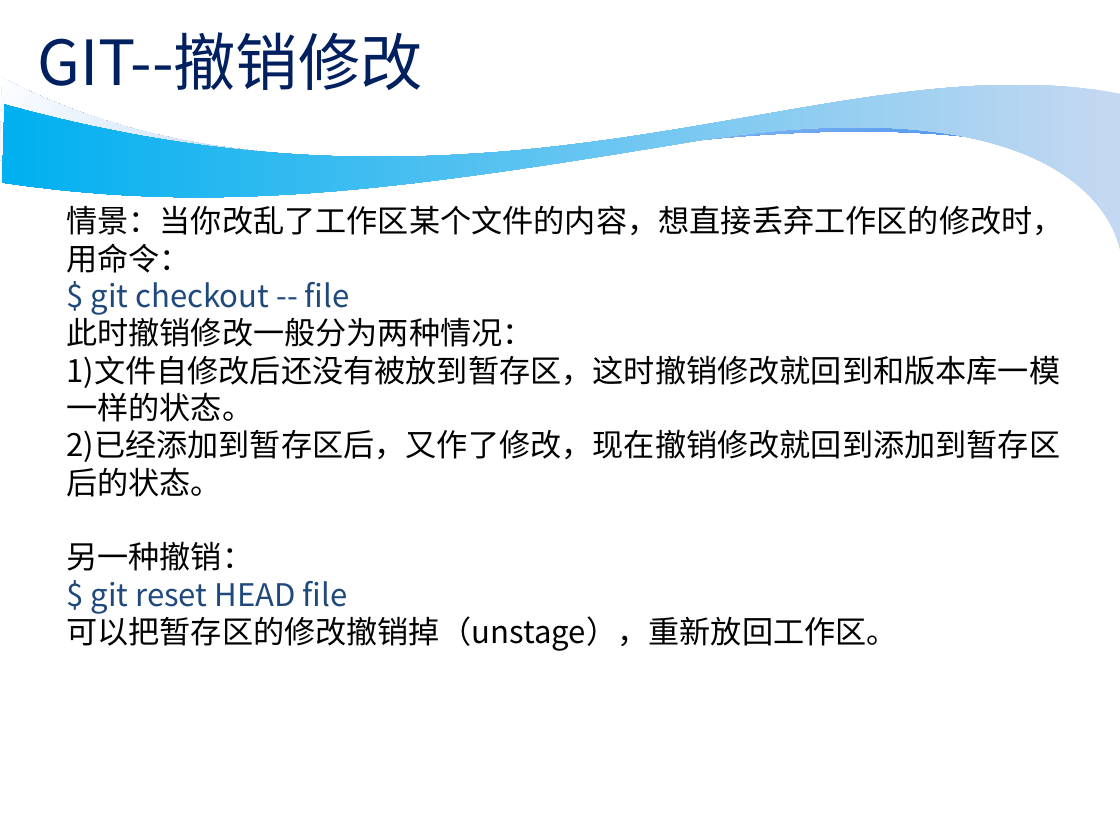
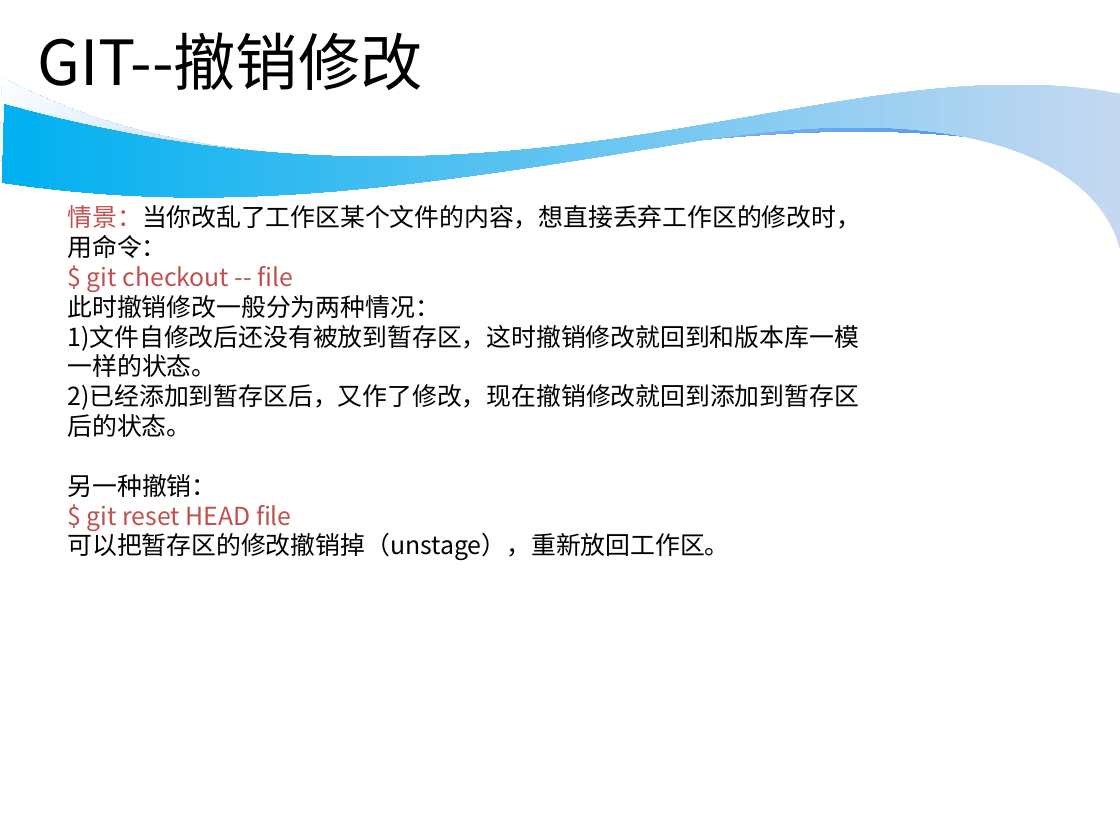
Before and after one commit to wobushixianyu/GitSkillSharing, a slide deck: slide 10 of git_skill_sharing.ppt. Drawn at 1120x840 pixels with LibreOffice and Linux fonts; fonts in the diff are those of the drawing; background and template pictures are left out. Boxes give left, top, right and bottom in pixels: in the first picture for what was removed or moved away, otherwise in the second. Text is boxed around its words. In the diff, an @@ line names an element or a change of style, - is before the commit and + after.

```diff
--- a/git_skill_sharing.ppt
+++ b/git_skill_sharing.ppt
@@ title "GIT--撤销修改" at [37, 32, 422, 100]: text colour #002060 to #000000 @@
@@ text "情景：当你改乱了工作区某个文件的内容，想直接丢弃工作区的修改时，" at [68, 205, 862, 561]: size 20 to 16 pt; text colour #000000 to #C0504D in "情景：当你改乱了工作区某个文件的内容，想直接丢弃工作区的修改时，"; text colour #1F497D to #C0504D in "$ git checkout -- file", "$ git reset HEAD file" @@
```
Also in this commit, not shown: 8 other slides changed, 24 slides added, 1 slide removed.
